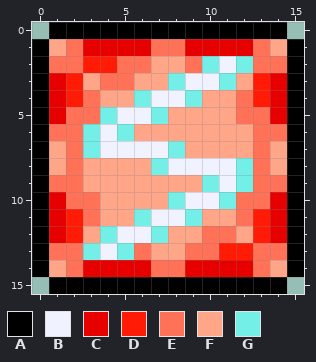
Two versions of one pixel-art sprite, Buffs/ShockedBuff.png. Above: the version before the commit.
The file is 32x32 pixels, drawn in blocks of 2x2; one block is one cell here.
Palette (. is transparent): A #000000  B #f1f2ff  C #e70000  D #ff1b05  E #ff7257  F #ffa588  G #73efe8
New version:
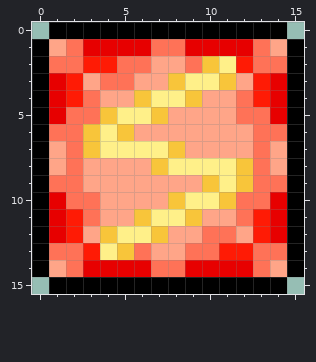
Changes in this commit:
{"colour":"B","old":"#f1f2ff","new":"#fff089"}
{"colour":"G","old":"#73efe8","new":"#f8c53a"}
{"y":2,"x":12,"old":"G","new":"D"}
{"y":13,"x":3,"old":"G","new":"D"}
{"label":"changed","picture_box":[83,56,253,260]}
